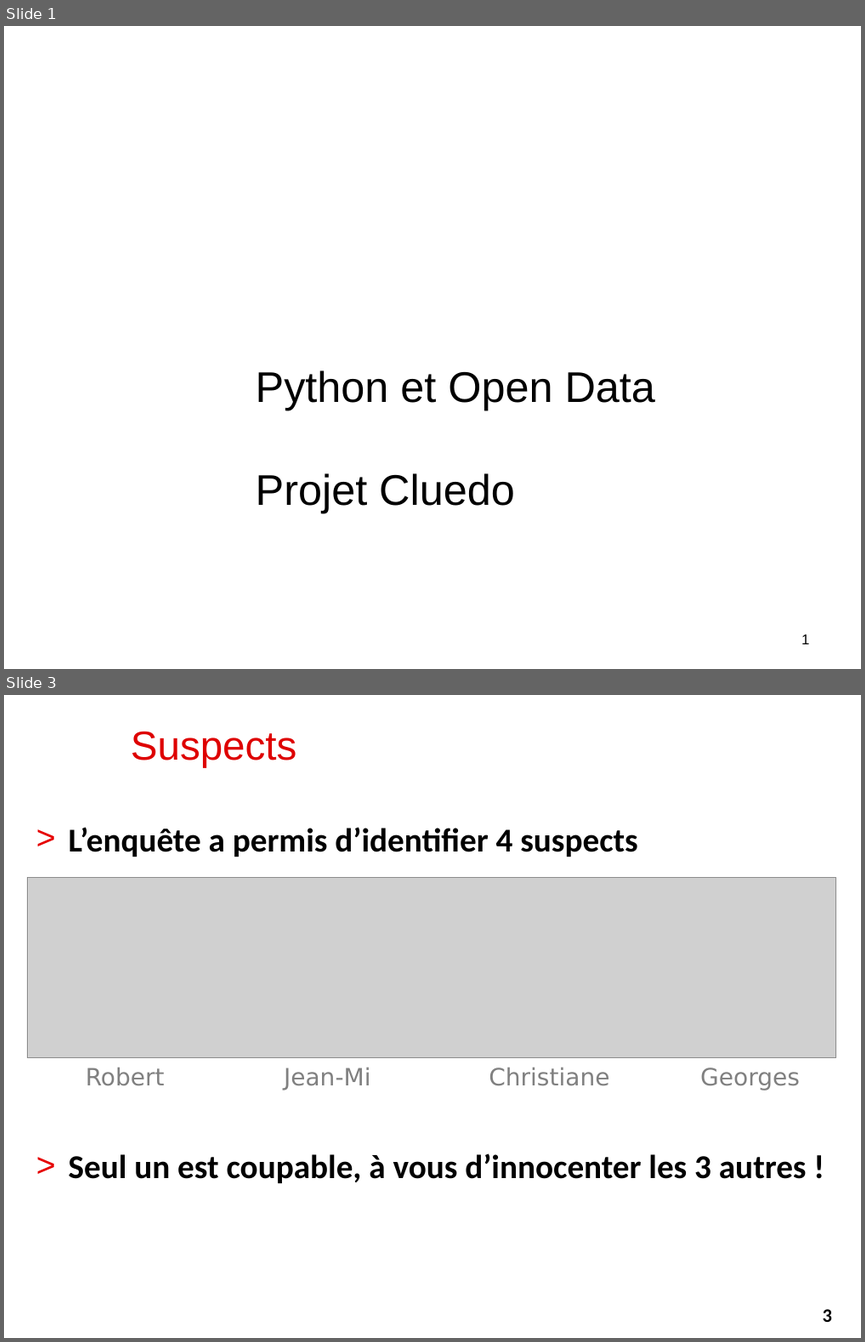
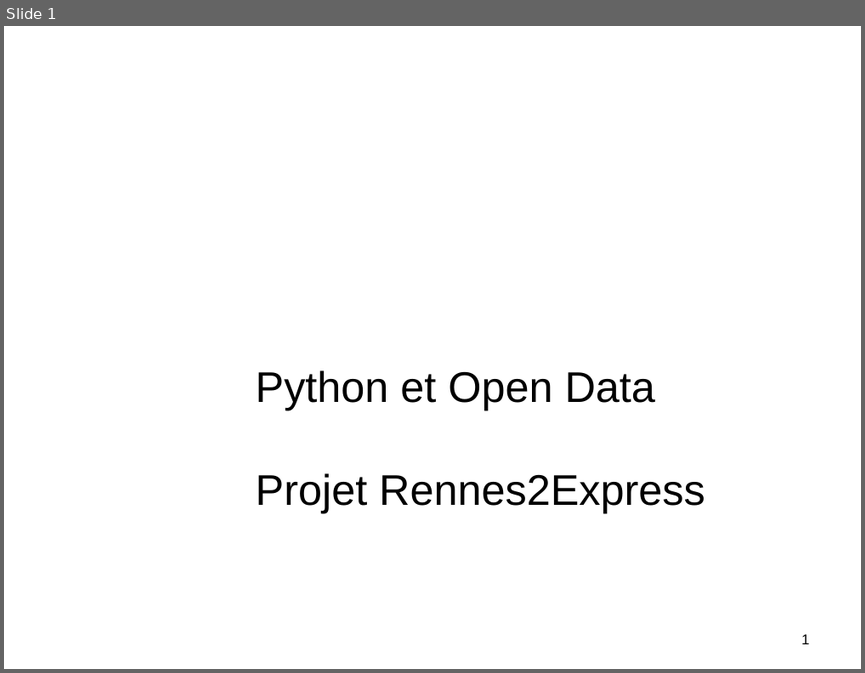
Before and after one commit to alemaitr/python_opendata_l2, a slide deck: pres_projet.pptx. Shown one above the other, each under a label of ours: slides 1 and 3 before the commit, slide 1 after it; the slides between them are not shown. The pictures are 865x1342 and 865x673 pixels, drawn with LibreOffice and Linux fonts; fonts in the diff are those of the drawing; grey boxes stand for pictures; background and template pictures are left out. Boxes give left, top, right and bottom in pixels: in the first picture for what was removed or moved away, otherwise in the second. Text is boxed around its words. In the diff, an @@ line names an element or a change of style, - is before the commit and + after.

Commit message:
Mise à jour présentation Rennes 2 Express

```diff
--- a/pres_projet.pptx
+++ b/pres_projet.pptx
@@ slide 3 removed at bbox=[4, 695, 861, 1338], background #FFFFFF @@
@@ title removed at bbox=[131, 731, 296, 768] @@
-Suspects
@@ text removed at bbox=[69, 827, 806, 1183] @@
-> L’enquête a permis d’identifier 4 suspects
-> Seul un est coupable, à vous d’innocenter les 3 autres !
@@ picture removed at bbox=[28, 878, 837, 1058] @@
@@ text removed at bbox=[86, 1067, 165, 1086] @@
-Robert
@@ text removed at bbox=[284, 1067, 370, 1090] @@
-Jean-Mi
@@ text removed at bbox=[488, 1067, 609, 1086] @@
-Christiane
@@ text removed at bbox=[700, 1067, 800, 1090] @@
-Georges
@@ page number removed at bbox=[800, 1298, 854, 1332] @@
-3
@@ slide 1 changed as well @@
@@ title at bbox=[256, 370, 705, 513]: text changed @@
-Python et Open Data
-Projet Cluedo
+Python et Open Data
+Projet Rennes2Express
```
Also in this commit, not shown: 3 other slides changed, 11 slides added, 6 other slides removed, 2 other files.
